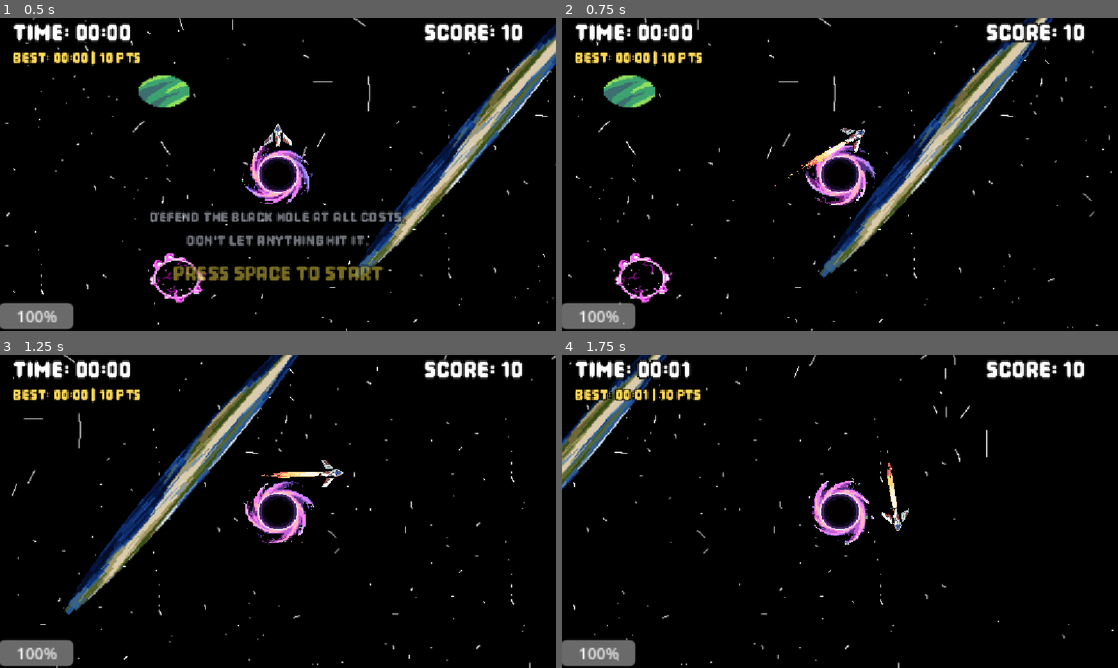
Above: before the commit, frames 1-4 (two rows, left to right).
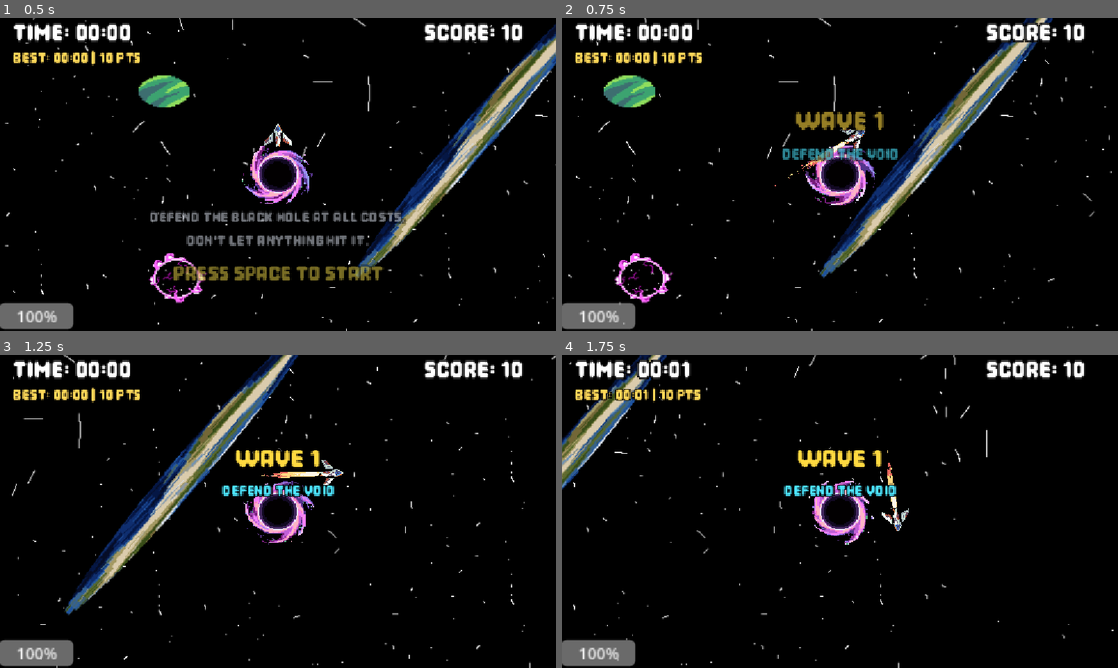
Above: after the commit, the same moments.

Repository: Fila2224/bounce-back
Game: Godot game, scene res://scenes/main_scene.tscn
The game is run twice, just before and just after one commit, with the same random seed, the same clock (stepped at 60 frames per second) and the same inputs. Sound files missing from this copy of the repository are replaced by a short silence.
Inputs:
- Up to frame 1 (0.5 s): no input
- Up to frame 2 (0.75 s): tap Space (blip) at 0.5 s; hold D (right) from 0.53 s (still down); hold Space (blip) from 0.53 s (still down)
- Up to frame 3 (1.25 s): keep holding D (right); keep holding Space (blip)
- Up to frame 4 (1.75 s): release D (right) at 1.28 s; release Space (blip) at 1.28 s; hold S (down) from 1.28 s (still down); tap Shift (speed) at 1.35 s

Frame 1 is identical in both runs. In frame 2, 1.3% of the frame differs, in the area x 39-61%, y 30-46%; in frame 3, 1.2%; in frame 4, 1.2%.

Commit message:
FINALLY_FINAL

Diff:
--- a/scripts/main_scene.gd
+++ b/scripts/main_scene.gd
@@ -41,6 +41,8 @@
 
 var is_game_started: bool = false
 var is_game_over: bool = false
+var current_wave: int = 0
+var wave_sound: AudioStream = preload("res://assets/sounds/wave_alert.wav")
 
 static var best_score: int = 10
 static var best_time: float = 0.0
@@ -80,6 +82,74 @@
 		if elapsed_game_time > best_time:
 			best_time = elapsed_game_time
 			update_records_display()
+		check_waves()
+
+func check_waves() -> void:
+	if current_wave == 0:
+		current_wave = 1
+		show_wave_announcement("WAVE 1", "DEFEND THE VOID")
+	elif current_wave == 1 and elapsed_game_time >= 30.0:
+		current_wave = 2
+		show_wave_announcement("WAVE 2", "FIGHTER SQUADRON")
+	elif current_wave == 2 and elapsed_game_time >= 60.0:
+		current_wave = 3
+		show_wave_announcement("WAVE 3", "METEOR STORM")
+	elif current_wave == 3 and elapsed_game_time >= 90.0:
+		current_wave = 4
+		show_wave_announcement("FINAL WAVE", "GRAVITY COLLAPSE")
+
+func show_wave_announcement(title: String, subtitle: String) -> void:
+	var container := VBoxContainer.new()
+	container.z_index = 80
+	container.alignment = BoxContainer.ALIGNMENT_CENTER
+	container.custom_minimum_size = Vector2(500.0, 100.0)
+	container.size = Vector2(500.0, 100.0)
+	container.pivot_offset = Vector2(250.0, 50.0)
+	container.position = Vector2(-250.0, -90.0)
+	container.modulate.a = 0.0
+	container.scale = Vector2(0.6, 0.6)
+
+	var title_lbl := Label.new()
+	title_lbl.text = title
+	title_lbl.horizontal_alignment = HORIZONTAL_ALIGNMENT_CENTER
+	title_lbl.texture_filter = CanvasItem.TEXTURE_FILTER_NEAREST
+	if pixel_font:
+		title_lbl.add_theme_font_override("font", pixel_font)
+	title_lbl.add_theme_font_size_override("font_size", 34)
+	title_lbl.add_theme_color_override("font_color", Color(1.0, 0.85, 0.25))
+	title_lbl.add_theme_color_override("font_outline_color", Color.BLACK)
+	title_lbl.add_theme_constant_override("outline_size", 8)
+	container.add_child(title_lbl)
+
+	var sub_lbl := Label.new()
+	sub_lbl.text = subtitle
+	sub_lbl.horizontal_alignment = HORIZONTAL_ALIGNMENT_CENTER
+	sub_lbl.texture_filter = CanvasItem.TEXTURE_FILTER_NEAREST
+	if pixel_font:
+		sub_lbl.add_theme_font_override("font", pixel_font)
+	sub_lbl.add_theme_font_size_override("font_size", 20)
+	sub_lbl.add_theme_color_override("font_color", Color(0.3, 0.9, 1.0))
+	sub_lbl.add_theme_color_override("font_outline_color", Color.BLACK)
+	sub_lbl.add_theme_constant_override("outline_size", 6)
+	container.add_child(sub_lbl)
+
+	add_child(container)
+
+	if wave_sound:
+		var audio := AudioStreamPlayer.new()
+		audio.stream = wave_sound
+		audio.volume_db = -2.0
+		add_child(audio)
+		audio.play()
+		audio.finished.connect(audio.queue_free)
+
+	var tween := create_tween()
+	tween.tween_property(container, "scale", Vector2.ONE, 0.4).set_trans(Tween.TRANS_BACK).set_ease(Tween.EASE_OUT)
+	tween.parallel().tween_property(container, "modulate:a", 1.0, 0.4)
+	tween.tween_interval(2.5)
+	tween.tween_property(container, "modulate:a", 0.0, 0.9).set_trans(Tween.TRANS_SINE).set_ease(Tween.EASE_IN)
+	tween.parallel().tween_property(container, "position:y", container.position.y - 15.0, 0.9).set_trans(Tween.TRANS_SINE)
+	tween.tween_callback(container.queue_free)
 
 func _unhandled_input(event: InputEvent) -> void:
 	if is_game_over:
Not shown, added: assets/sounds/wave_alert.wav.import
Not shown, added: assets/sounds/wave_alert.wav
